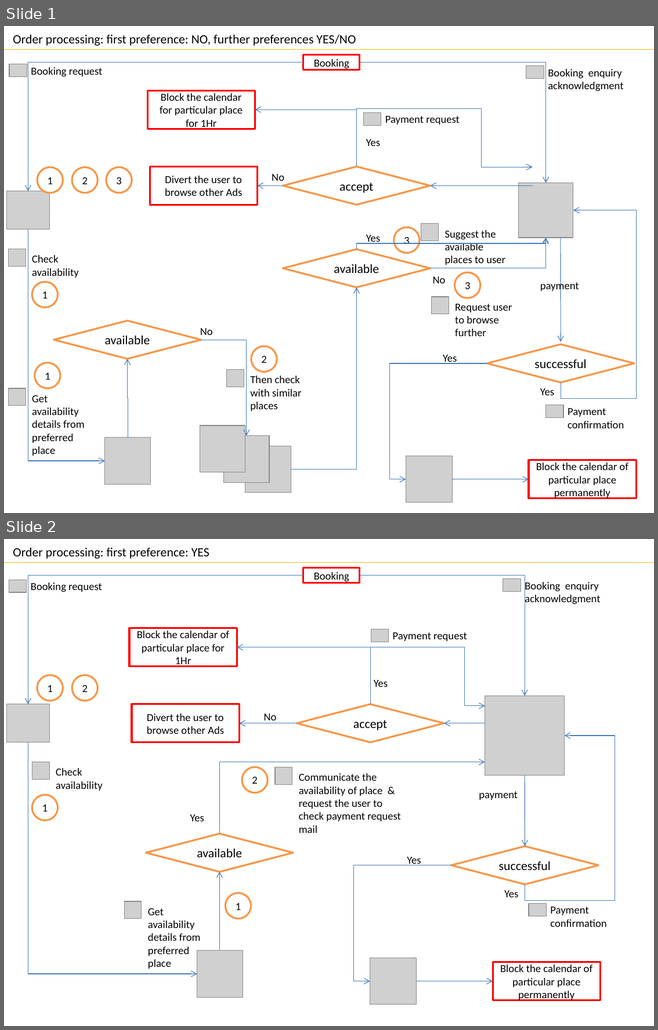
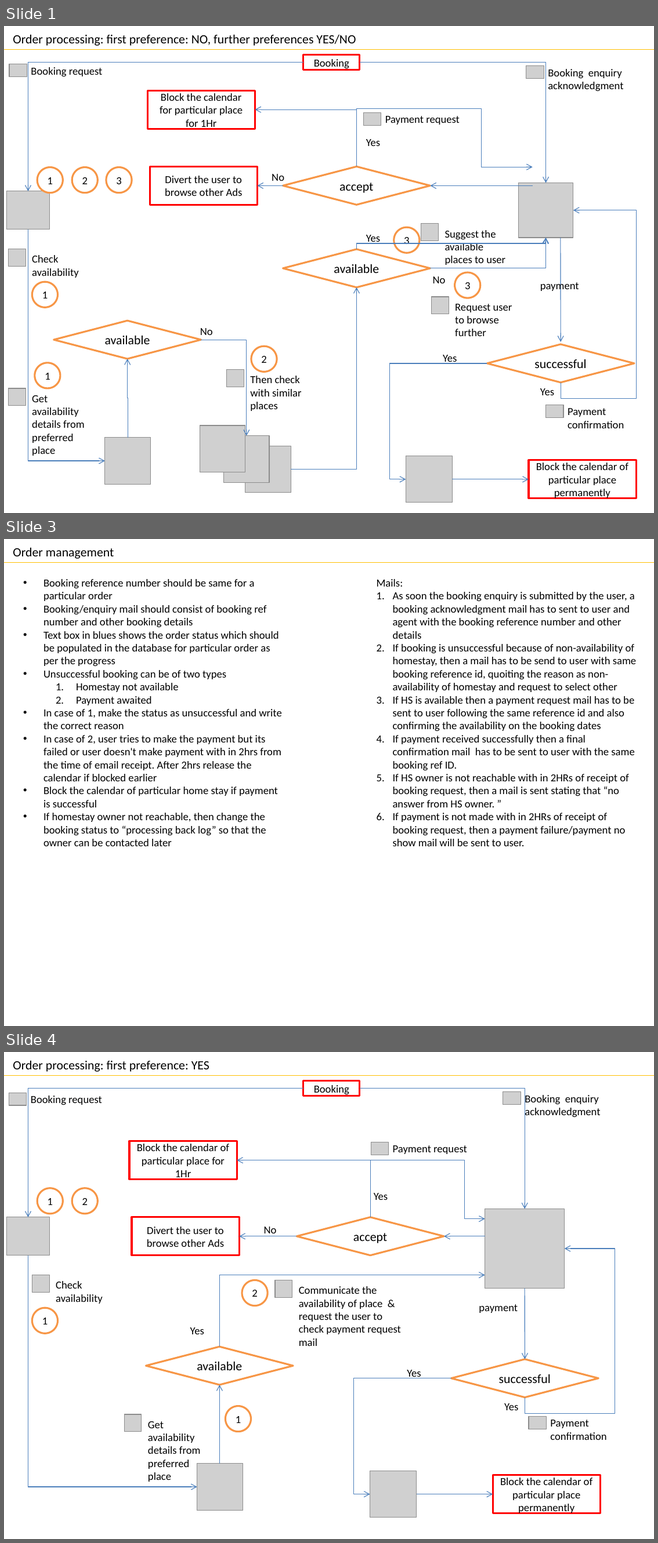
Before and after one commit to navi4ckm/bookmyhomestay, a slide deck: notes/Business_flows.pptx. Shown one above the other, each under a label of ours: slides 1 and 2 before the commit, slides 1, 3 and 4 after it; the slides between them are not shown. The pictures are 658x1030 and 658x1543 pixels, drawn with LibreOffice and Linux fonts; fonts in the diff are those of the drawing; grey boxes stand for pictures. Boxes give left, top, right and bottom in pixels: in the first picture for what was removed or moved away, otherwise in the second. Text is boxed around its words. In the diff, an @@ line names an element or a change of style, - is before the commit and + after.

```diff
--- a/notes/Business_flows.pptx
+++ b/notes/Business_flows.pptx
@@ slide 3 added at (4, 539, 654, 1026), background #FFFFFF @@
@@ text added at (13, 548, 114, 559), 14 pt, text #000000 @@
+Order management
@@ line added from (4, 562) to (654, 562), #FFC000 0.75 pt @@
@@ text added at (43, 579, 281, 846), 12 pt, text #000000 @@
+• Booking reference number should be same for a particular order
+• Booking/enquiry mail should consist of booking ref number and other booking details
+• Text box in blues shows the order status which should be populated in the database for particular order as per the progress
+• Unsuccessful booking can be of two types
+  1. Homestay not available
+  2. Payment awaited
+• In case of 1, make the status as unsuccessful and write the correct reason
+• In case of 2, user tries to make the payment but its failed or user doesn't make payment with in 2hrs from the time of email receipt. After 2hrs release the calendar if blocked earlier
+• Block the calendar of particular home stay if payment is successful
+• If homestay owner not reachable, then change the booking status to “processing back log” so that the owner can be contacted later
@@ text added at (376, 579, 636, 846), 12 pt, text #000000 @@
+Mails:
+1. As soon the booking enquiry is submitted by the user, a booking acknowledgment mail has to sent to user and agent with the booking reference number and other details
+2. If booking is unsuccessful because of non-availability of homestay, then a mail has to be send to user with same booking reference id, quoiting the reason as non-availability of homestay and request to select other
+3. If HS is available then a payment request mail has to be sent to user following the same reference id and also confirming the availability on the booking dates
+4. If payment received successfully then a final confirmation mail has to be sent to user with the same booking ref ID.
+5. If HS owner is not reachable with in 2HRs of receipt of booking request, then a mail is sent stating that “no answer from HS owner. ”
+6. If payment is not made with in 2HRs of receipt of booking request, then a payment failure/payment no show mail will be sent to user.
@@ what was slide 2 is now slide 4 @@
```
Also in this commit, not shown: 2 other slides added, 4 other files.
